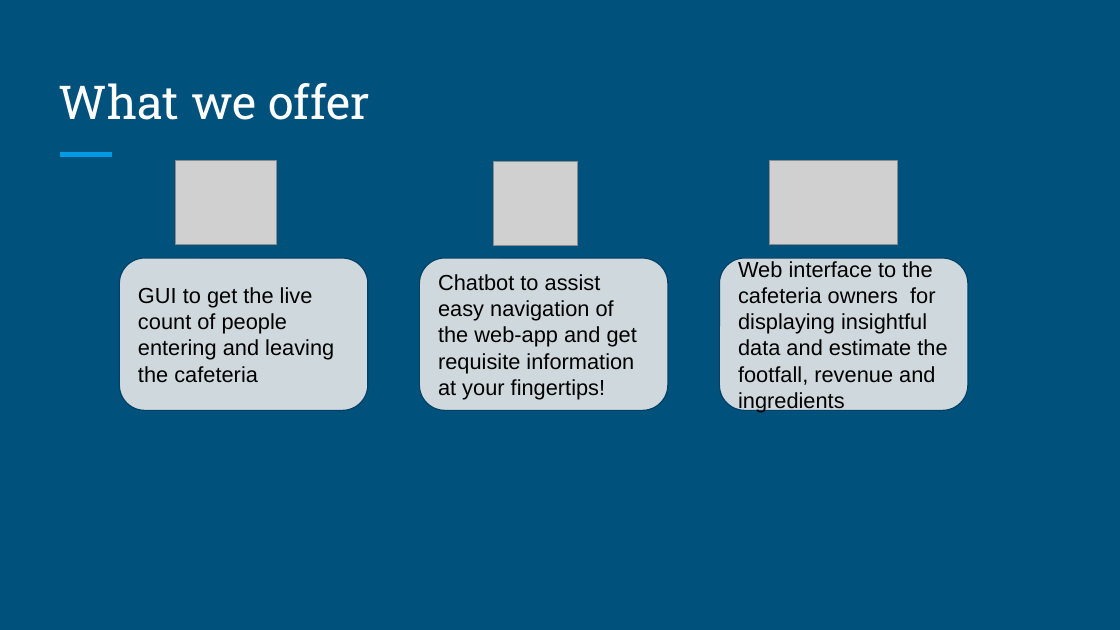
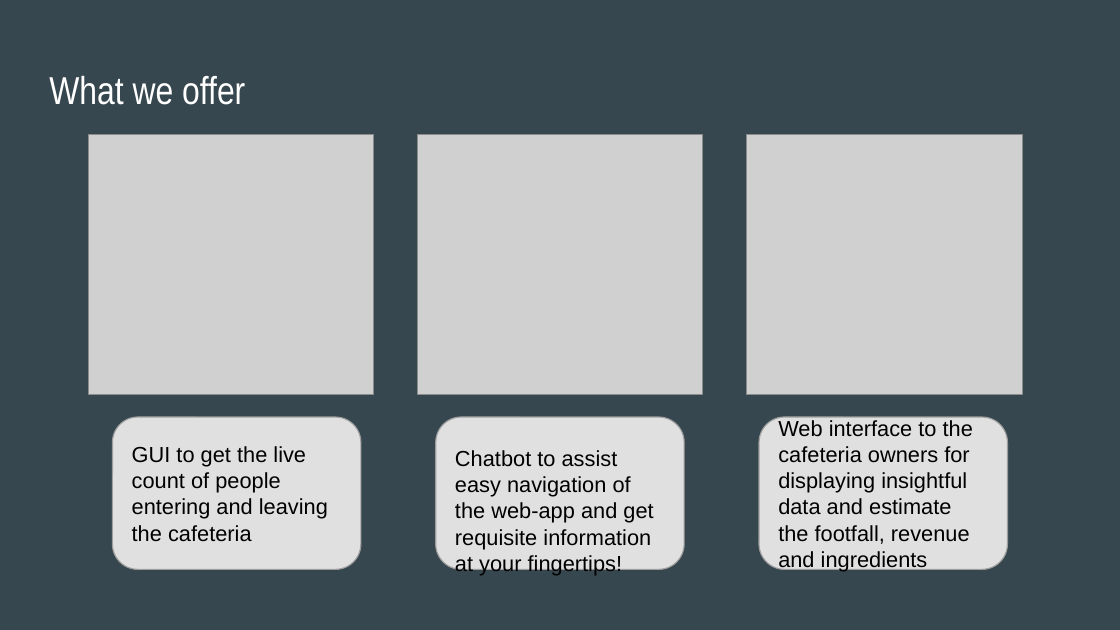
Before and after one commit to smartinternz02/SBSPS-Challenge-9305-Rush-Estimator-for-Corporate-Cafeteria, a slide deck: slide 4 of Presentation.pptx. Drawn at 1120x630 pixels with LibreOffice and Linux fonts; fonts in the diff are those of the drawing; grey boxes stand for pictures. Boxes give left, top, right and bottom in pixels: in the first picture for what was removed or moved away, otherwise in the second. Text is boxed around its words. In the diff, an @@ line names an element or a change of style, - is before the commit and + after.

```diff
--- a/Presentation.pptx
+++ b/Presentation.pptx
@@ background #00517C to #37474F @@
@@ title "What we offer": place and size @@
-title "What we offer" at (59,83,369,120)
+title "What we offer" at (49,76,245,105)
@@ title "What we offer" at (49,76,245,105): size 30 to 25 pt, font Roboto Slab to Arial Narrow; vertical alignment bottom to top @@
@@ picture: place and size @@
-picture at (176,160,277,244)
+picture at (88,134,373,394)
@@ picture: place and size @@
-picture at (494,161,578,245)
+picture at (418,134,702,394)
@@ picture: place and size @@
-picture at (769,160,897,244)
+picture at (746,134,1021,394)
@@ line removed from (60, 155) to (112, 155) @@
@@ text "Chatbot to assist easy navigation ...": place and size @@
-text "Chatbot to assist easy navigation ..." at (420,258,669,410)
+text "Chatbot to assist easy navigation ..." at (455,450,653,576)
@@ rounded rectangle added at (112,417,361,569), fill #E0E0E0, outline #9E9E9E 0.75 pt @@
@@ rounded rectangle added at (436,417,684,569), fill #E0E0E0, outline #9E9E9E 0.75 pt @@
@@ rounded rectangle added at (759,417,1008,569), fill #E0E0E0, outline #9E9E9E 0.75 pt @@
@@ text "Web interface to the cafeteria ...": place and size @@
-text "Web interface to the cafeteria ..." at (719,258,968,410)
+text "Web interface to the cafeteria ..." at (778,420,973,572)
@@ fill #CFD8DC to none; outline #004065 0.75 pt to none in 3 elements at (455,450,653,576), (778,420,973,572), (132,446,328,542) @@
@@ text "GUI to get the live ...": place and size @@
-text "GUI to get the live ..." at (120,258,368,410)
+text "GUI to get the live ..." at (132,446,328,542)
```
Also in this commit, not shown: 4 other slides changed, 1 slide added, 28 other files.
